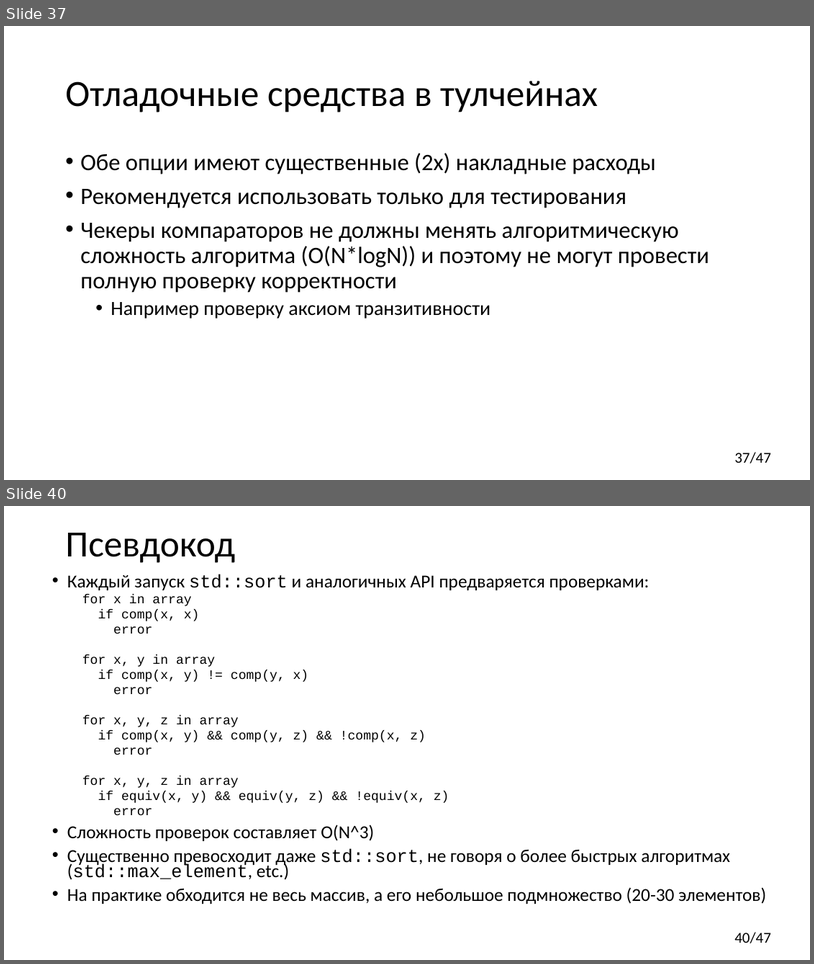
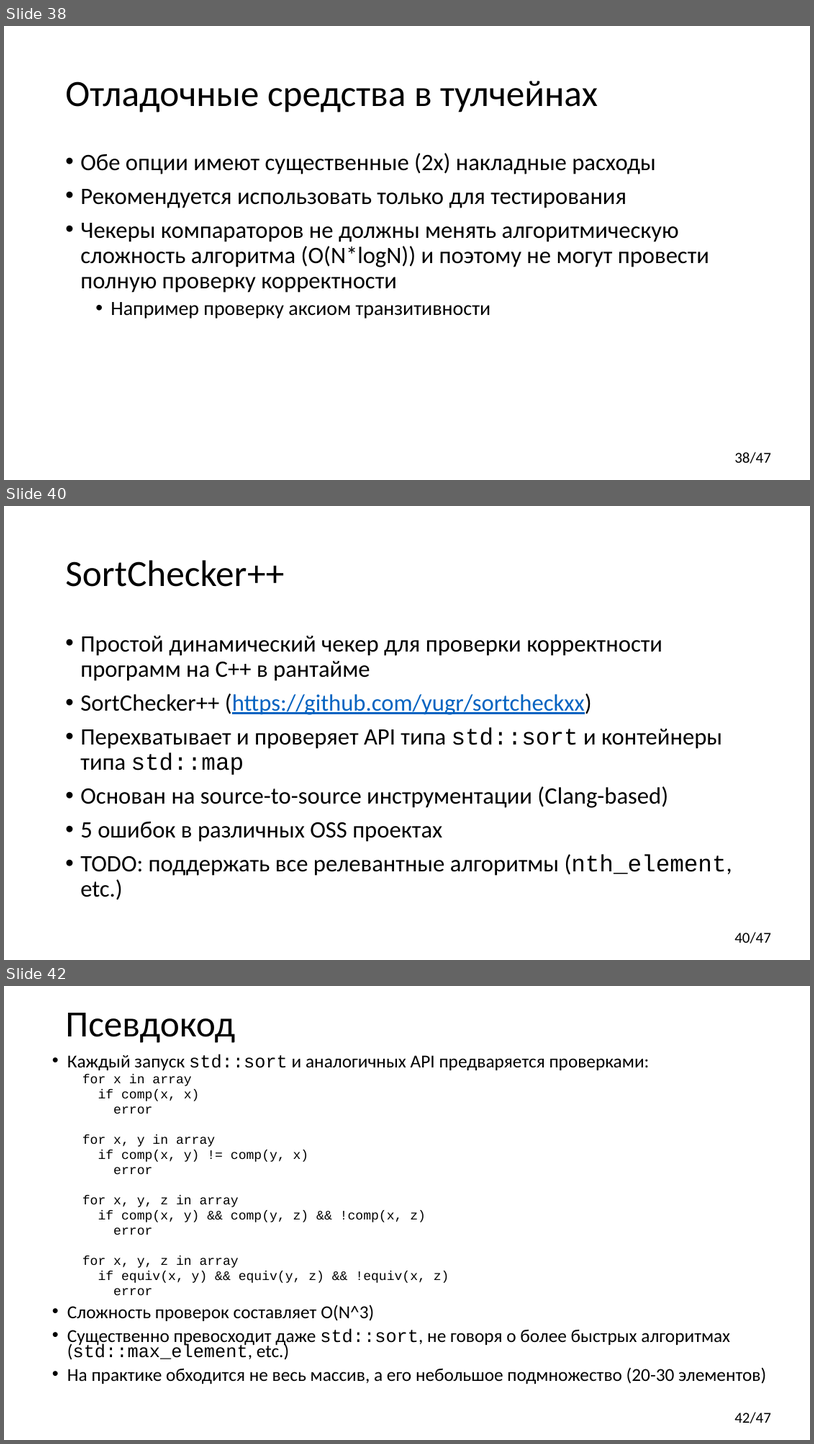
Before and after one commit to yugr/CppRussia, a slide deck: 2023/RU.pptx. Shown one above the other, each under a label of ours: slides 37 and 40 before the commit, slides 38, 40 and 42 after it; the slides between them are not shown. The pictures are 814x964 and 814x1444 pixels, drawn with LibreOffice and Linux fonts; fonts in the diff are those of the drawing. Boxes give left, top, right and bottom in pixels: in the first picture for what was removed or moved away, otherwise in the second. Text is boxed around its words. In the diff, an @@ line names an element or a change of style, - is before the commit and + after.

```diff
--- a/2023/RU.pptx
+++ b/2023/RU.pptx
@@ slide 40 added at box(4, 506, 810, 960), background #FFFFFF; not listed: 1 template element that a slide beside it also shows @@
@@ title added at box(65, 560, 284, 587), 44 pt, text #000000 @@
+SortChecker++
@@ text added at box(80, 636, 733, 900), 28 pt, text #000000 @@
+• Простой динамический чекер для проверки корректности программ на C++ в рантайме
+• SortChecker++ (https://github.com/yugr/sortcheckxx)
+• Перехватывает и проверяет API типа std::sort и контейнеры типа std::map
+• Основан на source-to-source инструментации (Clang-based)
+• 5 ошибок в различных OSS проектах
+• TODO: поддержать все релевантные алгоритмы (nth_element, etc.)
@@ what was slide 37 is now slide 38 @@
@@ page number at box(735, 452, 772, 463): text changed @@
-37/47
+38/47
@@ what was slide 40 is now slide 42 @@
@@ page number at box(735, 1412, 772, 1423): text changed @@
-40/47
+42/47
```
Also in this commit, not shown: 9 slides changed, 1 other slide added.
